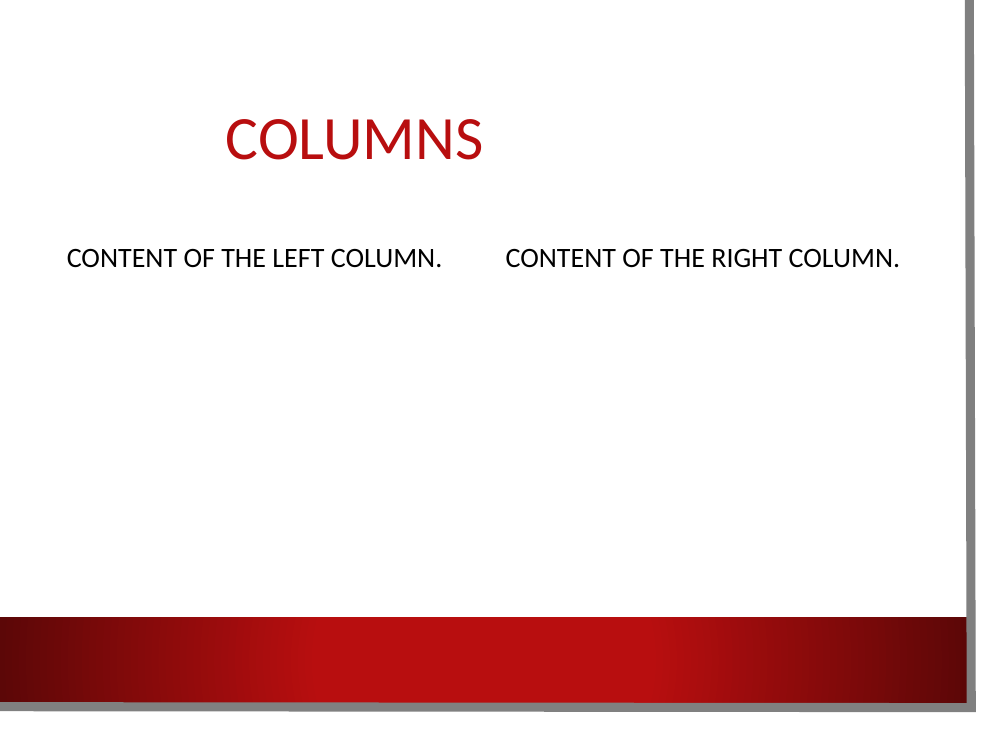
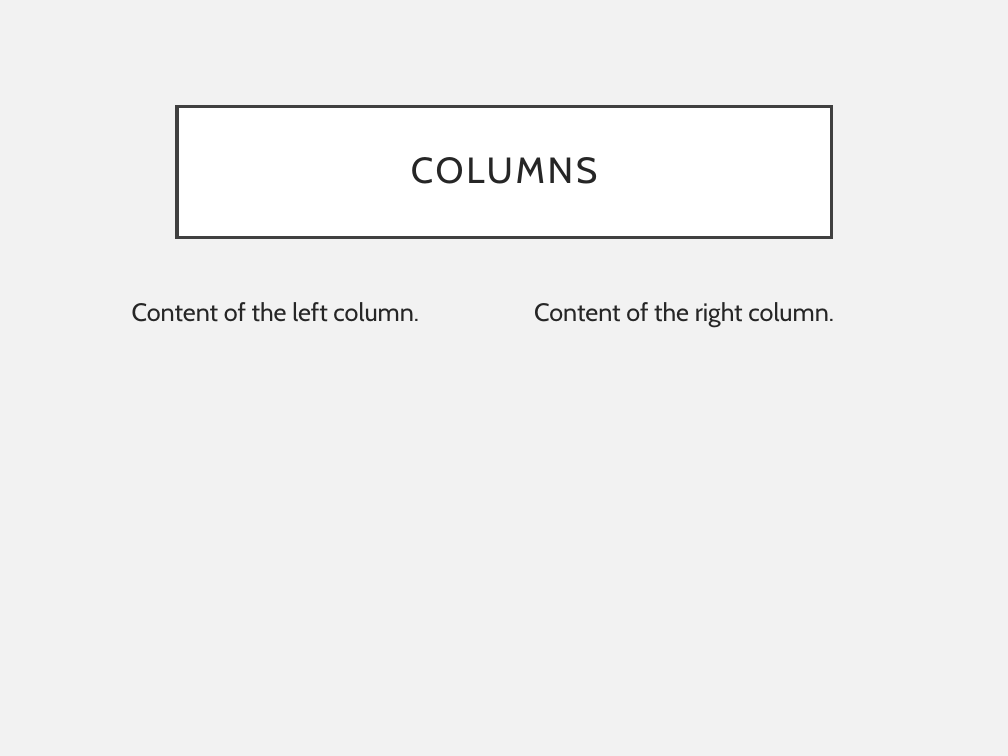
Before and after one commit to grousell/Intro-Rmarkdown, a slide deck: slide 6 of PowerPoint_Template.pptx. Drawn at 1008x756 pixels with LibreOffice and Linux fonts; fonts in the diff are those of the drawing; background and template pictures are left out. Boxes give left, top, right and bottom in pixels: in the first picture for what was removed or moved away, otherwise in the second. Text is boxed around its words. In the diff, an @@ line names an element or a change of style, - is before the commit and + after.

```diff
--- a/PowerPoint_Template.pptx
+++ b/PowerPoint_Template.pptx
@@ background picture (left out) to #F2F2F2 @@
@@ rectangle removed at box(0, 0, 991, 733) @@
@@ freeform shape removed at box(0, 0, 972, 708) @@
@@ title "COLUMNS": place and size @@
-title "COLUMNS" at box(226, 119, 484, 160)
+title "COLUMNS" at box(177, 106, 832, 237)
@@ title "COLUMNS" at box(177, 106, 832, 237): size 44 to 26 pt, font Calibri to Cabin, text colour #B80E0F to #262626, letter spacing 0 to 2 pt; alignment left to centre; fill none to #FFFFFF; outline none to #404040 2.5 pt @@
@@ text at box(132, 302, 419, 322): text changed; size 20 to 18 pt; font Calibri to Cabin; text colour #000000 to #262626 @@
-CONTENT OF THE LEFT COLUMN.
+Content of the left column.
@@ text at box(534, 302, 834, 327): text changed; size 20 to 18 pt; font Calibri to Cabin; text colour #000000 to #262626 @@
-CONTENT OF THE RIGHT COLUMN.
+Content of the right column.
@@ rectangle removed at box(0, 617, 968, 703) @@
```
Also in this commit, not shown: 5 other slides changed, 5 other files.
